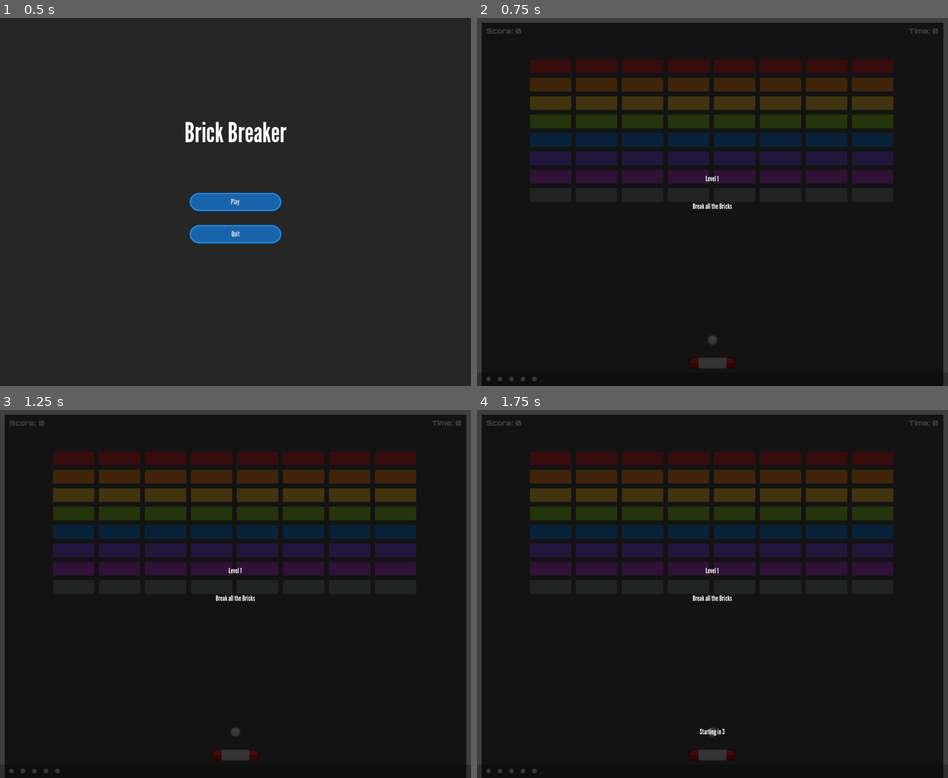
Above: before the commit, frames 1-4 (two rows, left to right).
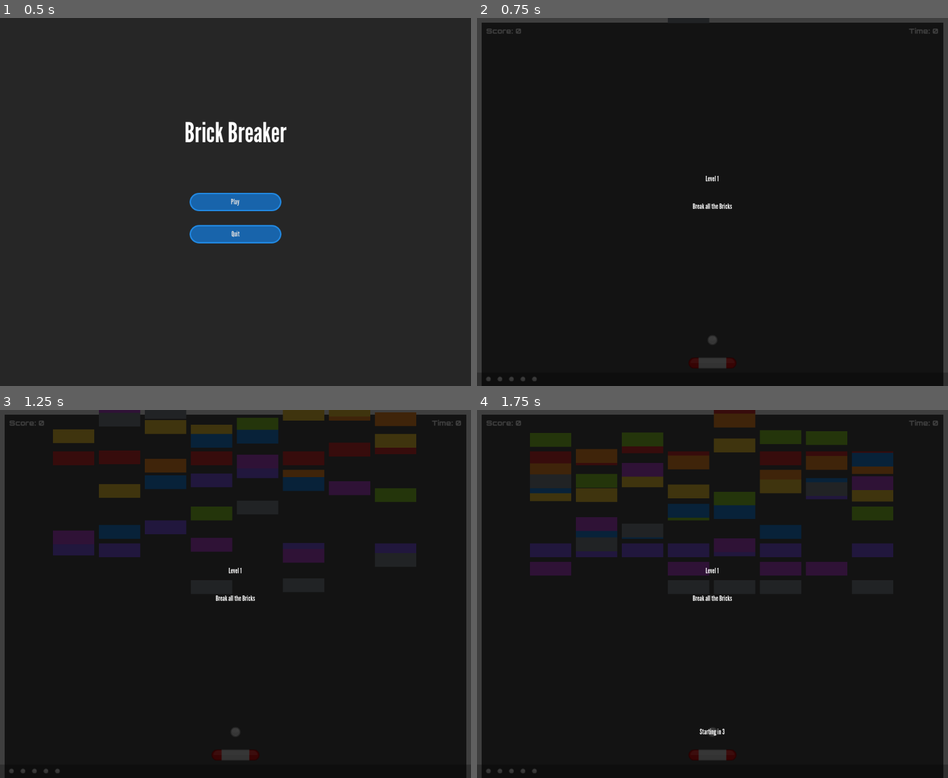
Above: after the commit, the same moments.

Repository: yomamafart/Exercise-3-2-Tweening-and-Screen-Shake
Game: Godot game, scene res://UI/Main_Menu.tscn
Same seed, same stepped clock (60 frames per second), same inputs: the game is played once before the commit and once after it.
Inputs (mouse positions are in pixels of both pictures, inside the frame that each line leads up to):
- Up to frame 1 (0.5 s): no input
- Up to frame 2 (0.75 s): click "Play" at 0.5 s
- Up to frame 3 (1.25 s): no input
- Up to frame 4 (1.75 s): move the mouse to (736, 594) at 1.27 s

Frame 1 is identical in both runs. In frame 2, 18% of the frame differs, in the area x 11-89%, y 0-45%; in frame 3, 19%; in frame 4, 14%.

Commit message:
compleeted

Diff:
--- a/Ball/Ball.gd
+++ b/Ball/Ball.gd
@@ -31,6 +31,15 @@
 	if body.has_method("hit"):
 		body.hit(self)
 		accelerate = true
+	if tween:
+		tween.kill()
+	tween = create_tween().set_parallel(true)
+	$Images/Highlight.modulate.a = 1.0
+	tween.tween_property($Images/Highlight, "modulate:a", 0, time_highlight)
+	$Images/Highlight.scale = Vector2(2,2)
+	tween.tween_property($Images/Highlight, "scale", Vector2(1,1), time_highlight_size).set_trans(Tween.TRANS_BOUNCE).set_ease(Tween.EASE_IN)
+	wobble_direction = linear_velocity.orthogonal().normalized()
+	wobble_amplitude = wobble_max
 
 func _integrate_forces(state):
 	wobble()
@@ -51,7 +60,12 @@
 	queue_free()
 
 func wobble():
-	pass
-
+	wobble_period += 1
+	if wobble_amplitude > 0:
+		var pos = wobble_direction * wobble_amplitude * sin(wobble_period)
+		$Images.position = pos
+		wobble_amplitude -= decay_wobble
 func distort():
-	pass
+	var direction = Vector2(1 + linear_velocity.length() * distort_effect, 1-linear_velocity.length() * distort_effect)
+	$Images.rotation = linear_velocity.angle()
+	$Images.scale = direction
--- a/Ball/Ball_Container.gd
+++ b/Ball/Ball_Container.gd
@@ -9,6 +9,9 @@
 func _physics_process(_delta):
 	if get_child_count() == 0:
 		Global.update_lives(-1)
+		var camera = get_node_or_null("/root/Game/Camera")
+		if camera != null:
+			camera.add_trauma(3.0)
 		make_ball()
 
 
--- a/Brick/Brick.gd
+++ b/Brick/Brick.gd
@@ -14,6 +14,10 @@
 func _ready():
 	process_mode = Node.PROCESS_MODE_ALWAYS
 	position = new_position
+	position.x = new_position.x
+	position.y = -100
+	tween = create_tween()
+	tween.tween_property(self, "position", new_position, 0.5 + randf()*2).set_trans(Tween.TRANS_BOUNCE)
 	if score >= 100:
 		$ColorRect.color = Color8(224,49,49)
 	elif score >= 90:
@@ -44,3 +48,11 @@
 	Global.update_score(score)
 	get_parent().check_level()
 	$Confetti.emitting = true
+	if tween:
+		tween.kill()
+	tween = create_tween().set_parallel(true)
+	tween.tween_property(self, "position", Vector2(position.x, 1000), time_fall).set_trans(Tween.TRANS_EXPO).set_ease(Tween.EASE_IN)
+	tween.tween_property(self, "rotation", -PI + randf()*2*PI, time_rotate).set_trans(Tween.TRANS_QUAD).set_ease(Tween.EASE_IN_OUT)
+	tween.tween_property($ColorRect, "color:a", 0 , time_a)
+	tween.tween_property($ColorRect, "color:s", 0 , time_s)
+	tween.tween_property($ColorRect, "color:v", 0 , time_v)
--- a/Paddle/Paddle.gd
+++ b/Paddle/Paddle.gd
@@ -21,3 +21,10 @@
 
 func hit(_ball):
 	$Confetti.emitting = true
+	if tween:
+		tween.kill()
+	tween = create_tween().set_parallel(true)
+	$Images/Highlight.modulate.a = 1.0
+	tween.tween_property($Images/Highlight, "modulate:a", 0, time_highlight)
+	$Images/Highlight.scale = Vector2(1.5,1.5)
+	tween.tween_property($Images/Highlight, "scale", Vector2(1,1), time_highlight_size).set_trans(Tween.TRANS_BOUNCE).set_ease(Tween.EASE_IN)
--- /dev/null
+++ b/UI/Camera.gd
@@ -0,0 +1,34 @@
+extends Camera2D
+# Originally developed by Squirrel Eiserloh (https://youtu.be/tu-Qe66AvtY)
+# Refined by KidsCanCode (https://kidscancode.org/godot_recipes/2d/screen_shake/)
+
+var decay = 5							# How quickly the shaking stops
+var max_offset = Vector2(15, 0)			# Maximum hor/ver shake in pixels.
+var max_roll = 0.05						# Maximum rotation in radians (use sparingly).
+
+var trauma = 0.0						# Current shake strength.
+var trauma_power = 3					# Trauma exponent. Use [2, 3].
+var max_trauma = 4.0
+var noise = FastNoiseLite.new()
+var noise_y = 0
+
+func _ready():
+	randomize()
+	noise.noise_type = FastNoiseLite.TYPE_SIMPLEX
+	noise.seed = randi()
+	noise.frequency = 4.0
+
+func _process(delta):
+	if trauma:
+		trauma = max(trauma - decay * delta, 0)
+		shake()
+
+func shake():
+	var amount = pow(min(trauma,1.0), trauma_power)
+	noise_y += 1
+	rotation = max_roll * amount * noise.get_noise_2d(1, noise_y)
+	offset.x = max_offset.x * amount * noise.get_noise_2d(2, noise_y)
+	offset.y = max_offset.y * amount * noise.get_noise_2d(3, noise_y)
+
+func add_trauma(amount):
+	trauma = min(trauma + amount, max_trauma)
--- a/UI/HUD.gd
+++ b/UI/HUD.gd
@@ -39,7 +39,17 @@
 	breathe()
 
 func breathe():
-	pass
+	indicator_scale = indicator_scale_target if indicator_scale == indicator_scale_start else indicator_scale_start
+	indicator_mod = indicator_mod_target if indicator_mod == indicator_mod_start else indicator_mod_start
+	if tween:
+		tween.kill()
+	tween = get_tree().create_tween().set_parallel(true)
+	for i in $Indicator_Container.get_children():
+		tween.tween_property(i.get_node("Highlight"), "scale", indicator_scale, 0.5)
+		tween.tween_property(i.get_node("Highlight"), "modulate:a", indicator_mod, 0.5)
+	tween.set_parallel(false)
+	tween.tween_callback(self.breathe)
+
 
 func _on_Timer_timeout():
 	Global.update_time(-1)
--- a/UI/Main_Menu.tscn
+++ b/UI/Main_Menu.tscn
@@ -26,6 +26,8 @@
 anchors_preset = 15
 anchor_right = 1.0
 anchor_bottom = 1.0
+grow_horizontal = 2
+grow_vertical = 2
 theme = ExtResource("2")
 script = ExtResource("1")
 
Not shown: 1 places in Ball/Ball.tscn that only renumber resources
Not shown: 1 places in Brick/Brick.tscn that only renumber resources
Not shown: 1 places in Paddle/Paddle.tscn that only renumber resources
Not shown: 1 places in UI/Main_Menu.tscn that only renumber resources
Not shown: 1 places in UI/UI.tres that only renumber resources
